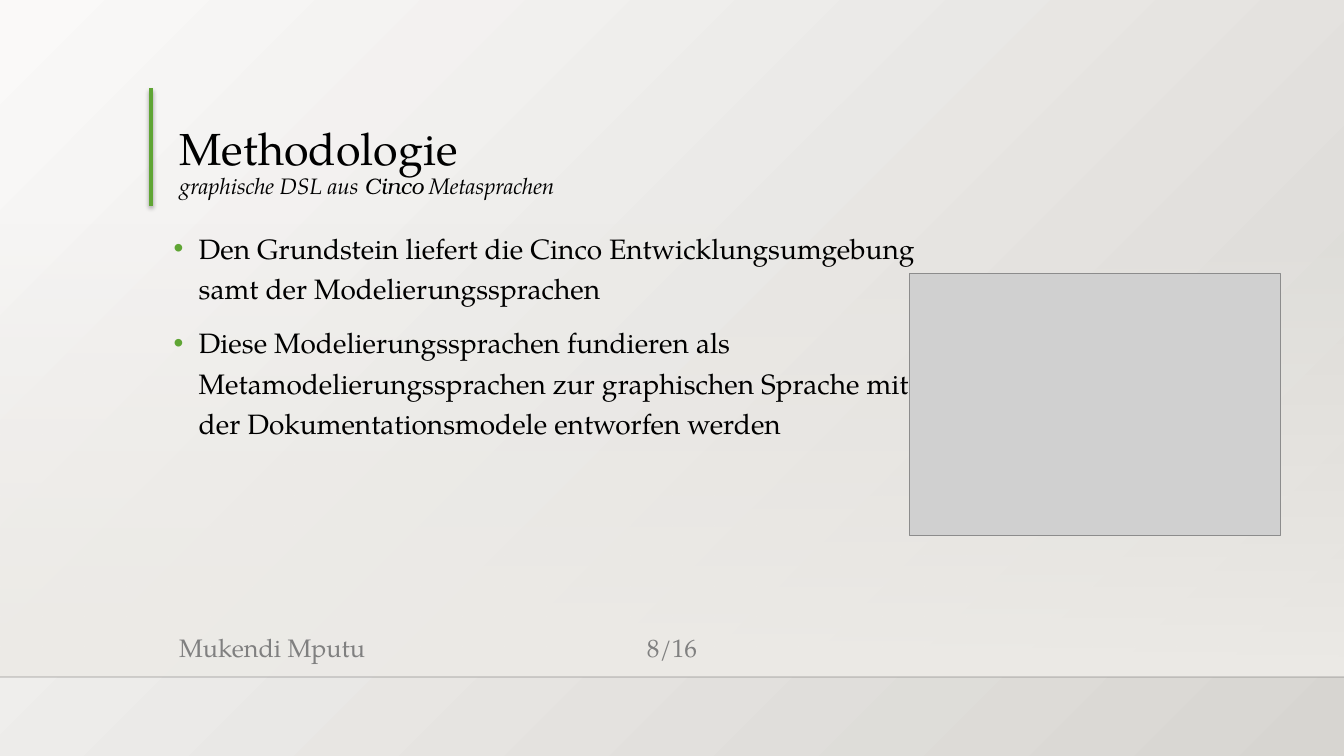
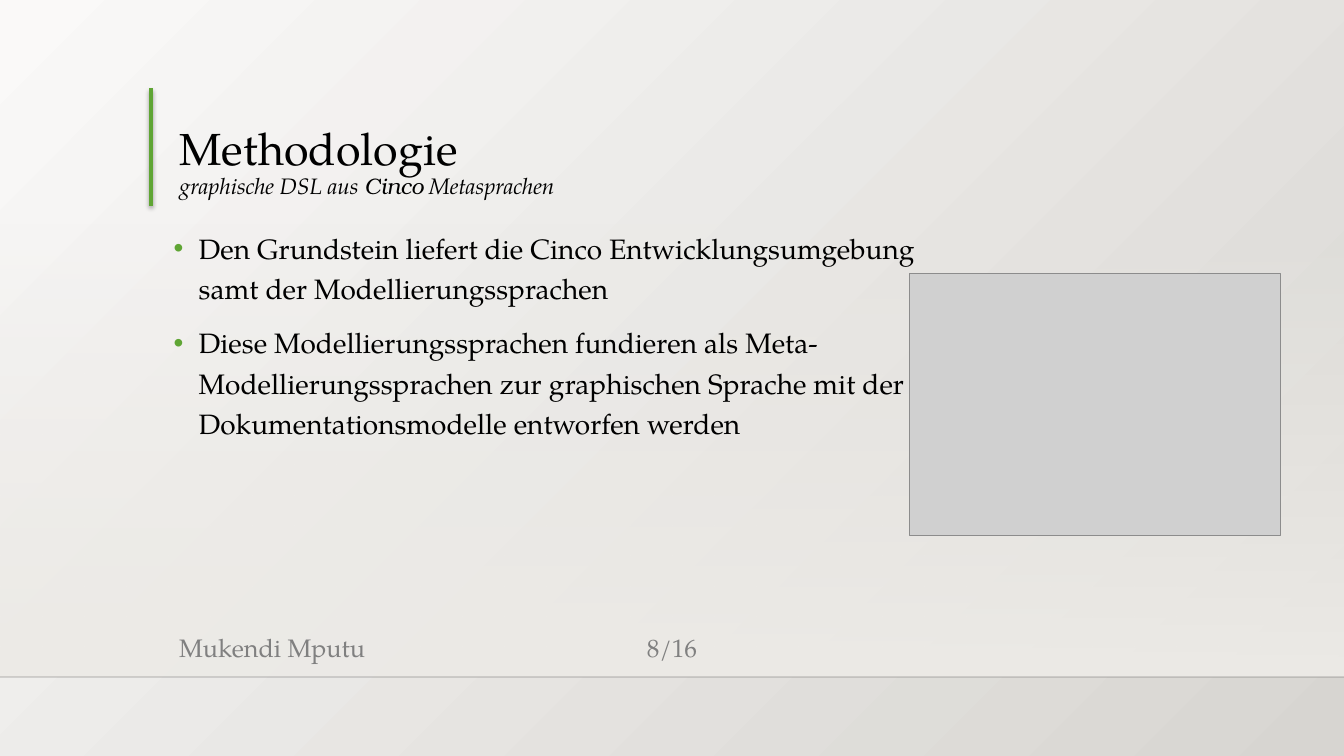
Before and after one commit to MukendiMputu/BachelorThesis, a slide deck: slide 8 of Abschlussvortrag.pptx. Drawn at 1344x756 pixels with LibreOffice and Linux fonts; fonts in the diff are those of the drawing; grey boxes stand for pictures; background and template pictures are left out. Boxes give left, top, right and bottom in pixels: in the first picture for what was removed or moved away, otherwise in the second. Text is boxed around its words. In the diff, an @@ line names an element or a change of style, - is before the commit and + after.

Commit message:
updates presentation

```diff
--- a/Abschlussvortrag.pptx
+++ b/Abschlussvortrag.pptx
@@ text at [199, 238, 914, 435]: text changed @@
-• Den Grundstein liefert die Cinco Entwicklungsumgebung samt der Modelierungssprachen
-• Diese Modelierungssprachen fundieren als Metamodelierungssprachen zur graphischen Sprache mit der Dokumentationsmodele entworfen werden
+• Den Grundstein liefert die Cinco Entwicklungsumgebung samt der Modellierungssprachen
+• Diese Modellierungssprachen fundieren als Meta-Modellierungssprachen zur graphischen Sprache mit der Dokumentationsmodelle entworfen werden
```
Also in this commit, not shown: 7 other slides changed, 2 slides added, 1 slide removed.
